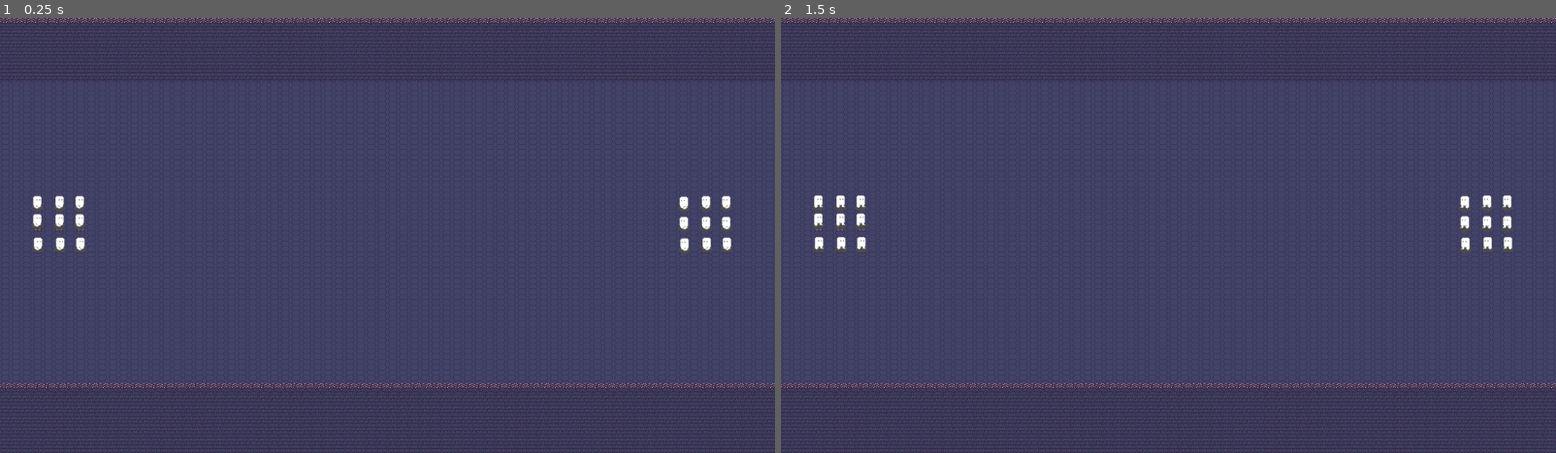
Above: before the commit, frames 1-2 (left to right).
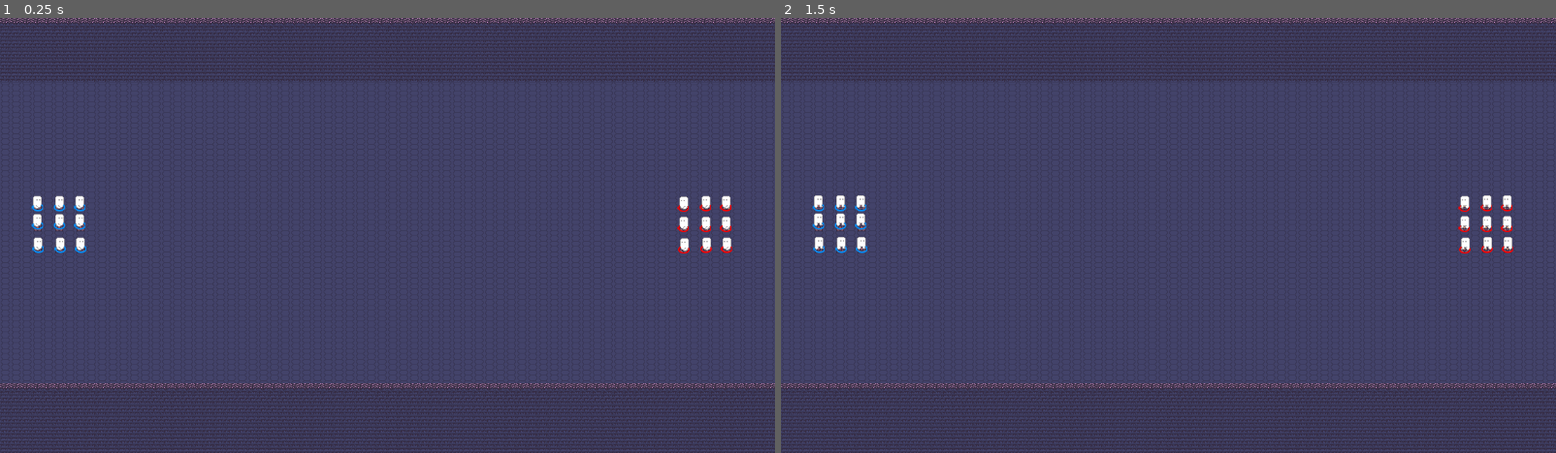
Above: after the commit, the same moments.

Repository: FontysRyan/PizzaProject1St2
Game: Godot game, scene res://Scenes/Combat test/TestScene_Combat.tscn
Two runs of this game, one before a commit and one after it. Both use one fixed random seed, a clock stepped at 60 frames per second and the inputs below. This scene is started directly instead of the project's main scene.
Inputs (mouse positions are in pixels of both pictures, inside the frame that each line leads up to):
- Up to frame 1 (0.25 s): no input
- Up to frame 2 (1.5 s): tap Enter at 0.5 s; move the mouse to (1339, 213) at 0.52 s; click (1339, 213) at 0.67 s; tap Space at 1.25 s; drag from (1013, 257) to (819, 200) at 1.27 s

The runs differ from the first frame. In frame 1, 0.2% of the frame differs, in the area x 4-95%, y 42-55%; in frame 2, 0.3%.

Commit message:
Add faction rings and improve unit faction handling
Introduced visual faction rings for units using new white_ring.png asset and updated Unit.tscn to include Sprite2D nodes for faction indication. Refactored test_unit.gd to use an enum for faction, flip sprites, and toggle ring visibility based on faction. Minor adjustments to node transforms and import settings.

Diff:
--- a/Scenes/Combat test/Unit.tscn
+++ b/Scenes/Combat test/Unit.tscn
@@ -1,7 +1,8 @@
-[gd_scene load_steps=12 format=3 uid="uid://bw7kjd8cye6tv"]
+[gd_scene load_steps=13 format=3 uid="uid://bw7kjd8cye6tv"]
 
 [ext_resource type="Texture2D" uid="uid://b53ngx76ae4vt" path="res://Scenes/Combat test/placeholder-char.png" id="1_l5803"]
 [ext_resource type="Script" uid="uid://cknpvkd1wy8uu" path="res://Scenes/Combat test/test_unit.gd" id="1_m0ek5"]
+[ext_resource type="Texture2D" uid="uid://cbw0i8ppogg0h" path="res://Scenes/Combat test/white_ring.png" id="2_l7tgc"]
 
 [sub_resource type="RectangleShape2D" id="RectangleShape2D_myk75"]
 size = Vector2(17, 16)
@@ -58,13 +59,27 @@
 radius = 88.703156
 
 [node name="Unit" type="RigidBody2D"]
-position = Vector2(7, 0)
 gravity_scale = 0.0
 script = ExtResource("1_m0ek5")
 
 [node name="CollisionShape2D" type="CollisionShape2D" parent="."]
 position = Vector2(-7, 0)
 shape = SubResource("RectangleShape2D_myk75")
+
+[node name="Marker2D" type="Marker2D" parent="."]
+position = Vector2(24, 0)
+
+[node name="faction_Ring1" type="Sprite2D" parent="."]
+modulate = Color(0, 0.5686275, 1, 1)
+position = Vector2(-8, 9)
+rotation = 3.1415927
+scale = Vector2(1, -1)
+texture = ExtResource("2_l7tgc")
+
+[node name="faction_Ring2" type="Sprite2D" parent="."]
+modulate = Color(1, 0, 0, 1)
+position = Vector2(8, 9)
+texture = ExtResource("2_l7tgc")
 
 [node name="AnimatedSprite2D" type="AnimatedSprite2D" parent="."]
 sprite_frames = SubResource("SpriteFrames_wynn8")
@@ -79,9 +94,10 @@
 shape = SubResource("RectangleShape2D_kvd21")
 
 [node name="Unit_finding_range" type="Area2D" parent="."]
-modulate = Color(1, 1, 1, 0.1882353)
+modulate = Color(1, 1, 1, 0.06666667)
 position = Vector2(-7, 0)
-scale = Vector2(-4.8699408, 4.902012)
+rotation = 3.1415927
+scale = Vector2(4.8699408, -4.902012)
 
 [node name="CollisionShape2D" type="CollisionShape2D" parent="Unit_finding_range"]
 shape = SubResource("CircleShape2D_auhav")
@@ -93,6 +109,3 @@
 [node name="CollisionShape2D" type="CollisionShape2D" parent="attack_range"]
 position = Vector2(-0.5, -6)
 shape = SubResource("CircleShape2D_71klx")
-
-[node name="Marker2D" type="Marker2D" parent="."]
-position = Vector2(24, 0)
--- a/Scenes/Combat test/test_unit.gd
+++ b/Scenes/Combat test/test_unit.gd
@@ -1,13 +1,16 @@
-extends RigidBody2D
+extends Node2D
 
-@export var faction: int = 1  # 1 = default/friendly, 2 = enemy
+enum Faction { FRIENDLY = 1, ENEMY = 2 }
+@export var faction: Faction = Faction.FRIENDLY
 
 func _ready():
 	var sprite: AnimatedSprite2D = $AnimatedSprite2D
+	var ring1: Sprite2D = $faction_Ring1
+	var ring2: Sprite2D = $faction_Ring2
 
-	# Flip sprite based on faction
-	match faction:
-		1:
-			sprite.flip_h = false  # Friendly (faces right)
-		2:
-			sprite.flip_h = true   # Enemy (faces left)
+	# Flip the unit if it's an enemy
+	sprite.flip_h = (faction == Faction.ENEMY)
+
+	# Show correct faction ring
+	ring1.visible = (faction == Faction.FRIENDLY)
+	ring2.visible = (faction == Faction.ENEMY)
Binary file changed: Scenes/Combat test/placeholder-char.png
Binary file added: Scenes/Combat test/white_ring.png
Not shown, changed: Scenes/Combat test/white_ring.png.import
